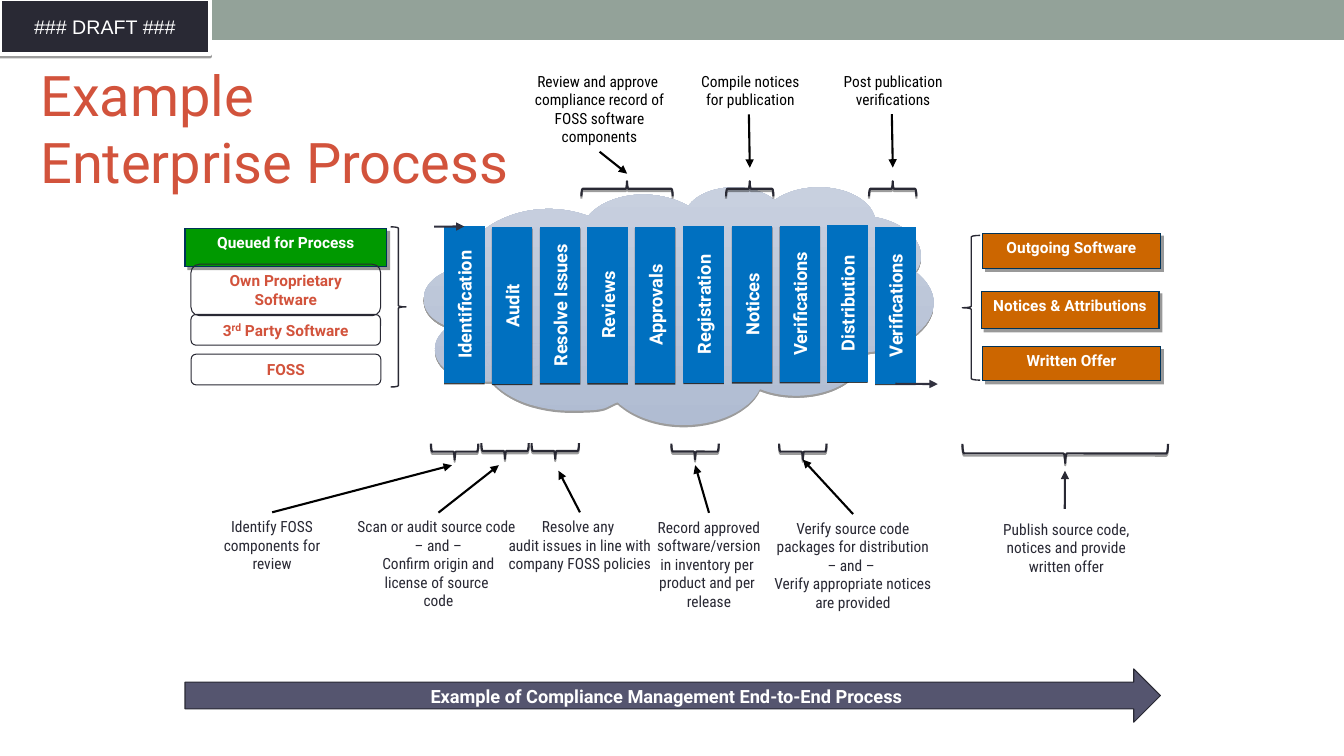
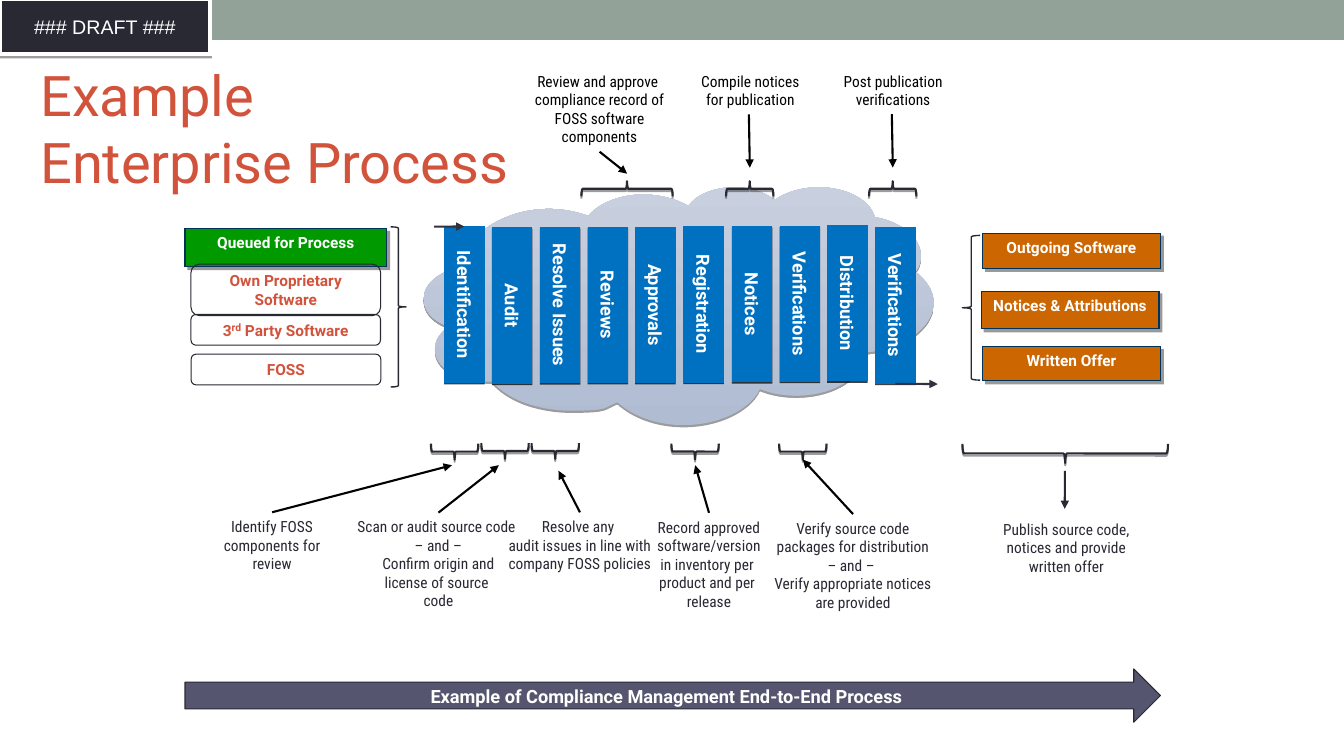
Before and after one commit to SThanheiser/curriculum, a slide deck: slide 56 of translation-DE/slides/DFT_openchain-curriculum-for-1-1_GER.odp. Drawn at 1344x756 pixels with LibreOffice and Linux fonts; fonts in the diff are those of the drawing; background and template pictures are left out. Boxes give left, top, right and bottom in pixels: in the first picture for what was removed or moved away, otherwise in the second. Text is boxed around its words. In the diff, an @@ line names an element or a change of style, - is before the commit and + after.

```diff
--- a/translation-DE/slides/DFT_openchain-curriculum-for-1-1_GER.odp
+++ b/translation-DE/slides/DFT_openchain-curriculum-for-1-1_GER.odp
@@ freeform shape at box(423, 188, 934, 425): outline redrawn @@
@@ rotation 270 to 90 degrees; outline redrawn in 10 elements at box(492, 227, 532, 384), box(540, 227, 580, 384), box(635, 226, 675, 383), box(683, 226, 723, 383), box(732, 226, 773, 383), box(780, 225, 820, 382), box(827, 225, 868, 382), box(876, 227, 916, 384), box(444, 226, 484, 383), box(587, 226, 628, 383) @@
@@ arrow moved from (1065, 509) - (1066, 471) to (1065, 471) - (1065, 509) @@
```
Also in this commit, not shown: 12 other slides changed, 7 slides added, 7 slides removed, 1 other file.
